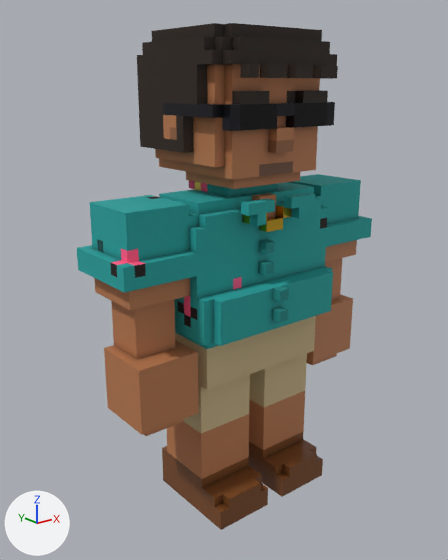
The glTF model src/games/callofblocky/models/fighters/kahuna.glb: old version first, new version second.
Rendered twice from a camera (50 mm lens) standing at (-1.571, -1.867, 17.975) and looking at (-0.05, 0.034, 17.215). Arrows for +X, +Y and +Z are at lower left; the lights stay in place. The first picture is the older version. Vertices at exactly the same position are counted once.

Names of what the first picture shows: 'body'.
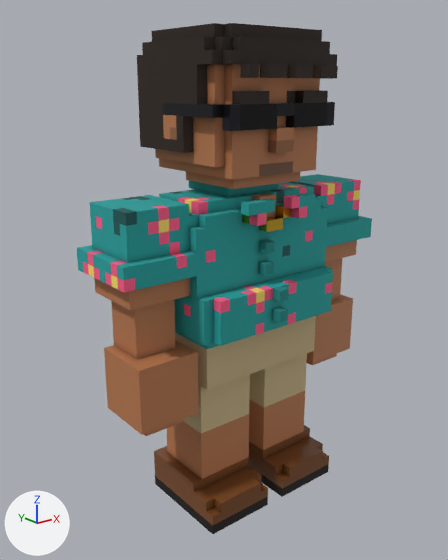
What changed in the scene script:
```text
Change me_body:
    used by ob_body; location = (0.0, 0.0, 0.0)
    remove me_body.from_pydata(...)  # 3485 vertices, 6448 faces; spans x -0.62..0.62, y -0.29..0.29, z 16.29..18.17
    add me_body.from_pydata(...)  # 3635 vertices, 6736 faces; spans x -0.62..0.62, y -0.29..0.29, z 16.29..18.17
    me_body part 1: 25 vertices removed from x -0.62..0.5, y -0.25..0.17, z 17.12..17.58; 143 vertices added at x -0.62..0.62, y -0.25..0.17, z 17.08..17.58
    me_body part 2: 2 vertices moved from x 0.29, y -0.25..0.17, z 16.29 to x 0.33, y -0.25..0.17, z 16.29; 8 vertices removed from x 0.25..0.29, y -0.25..0.17, z 16.33..16.42; 24 vertices added at x 0.29..0.33, y -0.25..0.17, z 16.33..16.5
    me_body part 3: 2 vertices moved from x -0.29, y -0.25..0.17, z 16.29 to x -0.33, y -0.25..0.17, z 16.29; 8 vertices removed from x -0.29..-0.25, y -0.25..0.17, z 16.33..16.42; 24 vertices added at x -0.33..-0.29, y -0.25..0.17, z 16.33..16.5
    me_body part 4: 388 kept faces spanning x -0.62..0.62, y -0.25..0.17, z 16.29..17.62 get new texture (UV) coordinates
```

Where the change shows, as pixel boxes (x1, y1, x2, y2) in the pictures (448 x 560 px):
'body', reshaped
    before: (77, 23, 372, 530)
    after: (77, 23, 372, 534)
part 1 of me_body, reshaped
    before: (77, 194, 327, 334)
    after: (82, 174, 361, 346)
part 2 of me_body, built on
    before: (282, 448, 323, 497)
    after: (270, 425, 329, 497)
part 3 of me_body, built on
    before: (162, 448, 268, 530)
    after: (154, 434, 268, 534)
part 4 of me_body, surface changed
    both: (87, 180, 328, 529)
